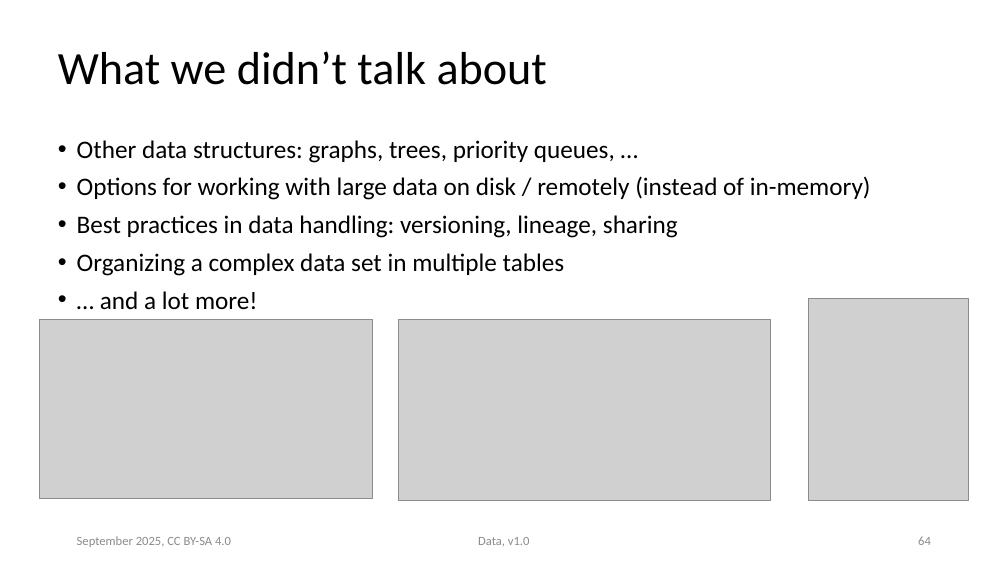
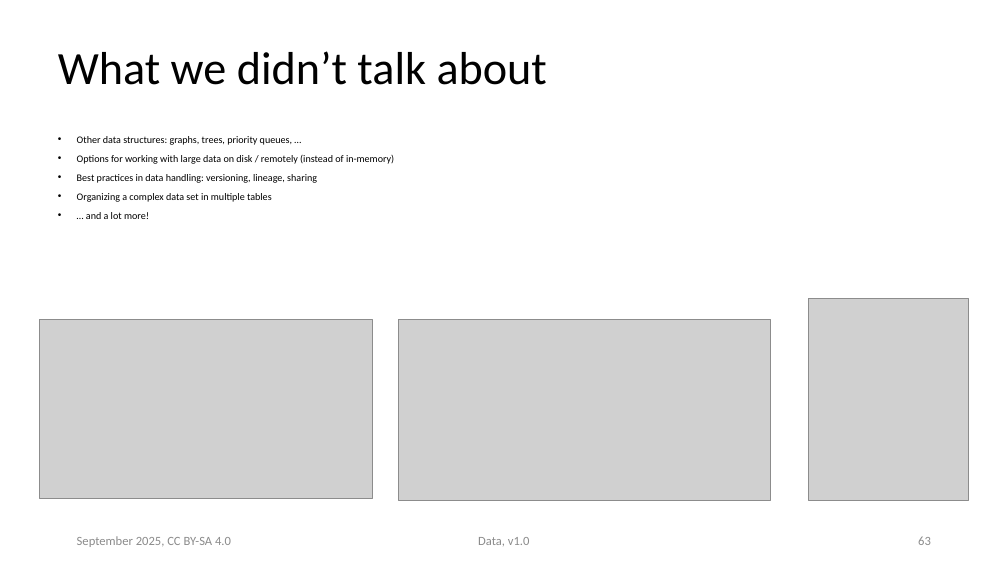
Before and after one commit to ASPP/data_class, a slide deck: slide 63 of tabular_data.pptx (slide 64 before the commit). Drawn at 1008x567 pixels with LibreOffice and Linux fonts; fonts in the diff are those of the drawing; grey boxes stand for pictures. Boxes give left, top, right and bottom in pixels: in the first picture for what was removed or moved away, otherwise in the second. Text is boxed around its words. In the diff, an @@ line names an element or a change of style, - is before the commit and + after.

Commit message:
Fix tabular pptx style and export to pdf

```diff
--- a/tabular_data.pptx
+++ b/tabular_data.pptx
@@ text "Other data structures: graphs, trees, ..." at [77, 136, 394, 219]: size 24 to 9.6 pt; line spacing 0.9 to 0.7 @@
@@ page number at [918, 536, 931, 545]: text changed @@
-64
+63
```
Also in this commit, not shown: 12 other slides changed, 1 slide removed, 1 other file.
